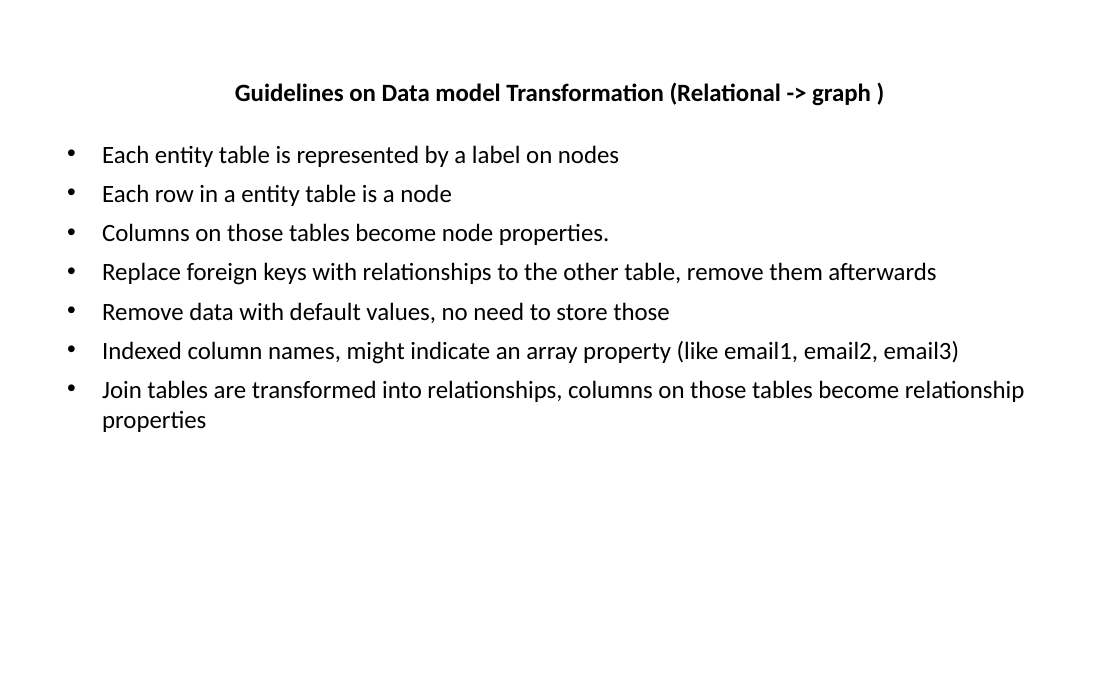
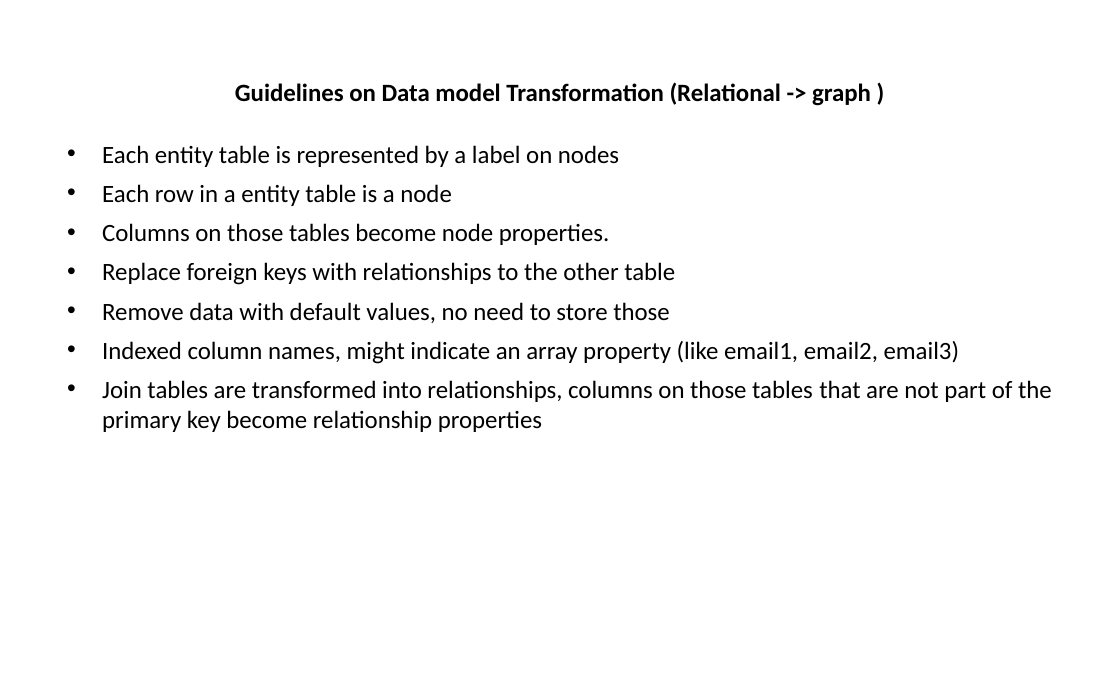
Before and after one commit to hogeschool/INFDEV026B, a slide deck: slide 37 of 2016-2017/Lecture 5.pptx (slide 34 before the commit). Drawn at 1120x700 pixels with LibreOffice and Linux fonts; fonts in the diff are those of the drawing. Boxes give left, top, right and bottom in pixels: in the first picture for what was removed or moved away, otherwise in the second. Text is boxed around its words. In the diff, an @@ line names an element or a change of style, - is before the commit and + after.

```diff
--- a/2016-2017/Lecture 5.pptx
+++ b/2016-2017/Lecture 5.pptx
@@ text at (102, 262, 675, 285): text changed @@
-• Replace foreign keys with relationships to the other table, remove them afterwards
+• Replace foreign keys with relationships to the other table
@@ text at (102, 380, 1052, 432): text changed @@
-• Join tables are transformed into relationships, columns on those tables become relationship properties
+• Join tables are transformed into relationships, columns on those tables that are not part of the primary key become relationship properties
```
Also in this commit, not shown: 1 other file.
